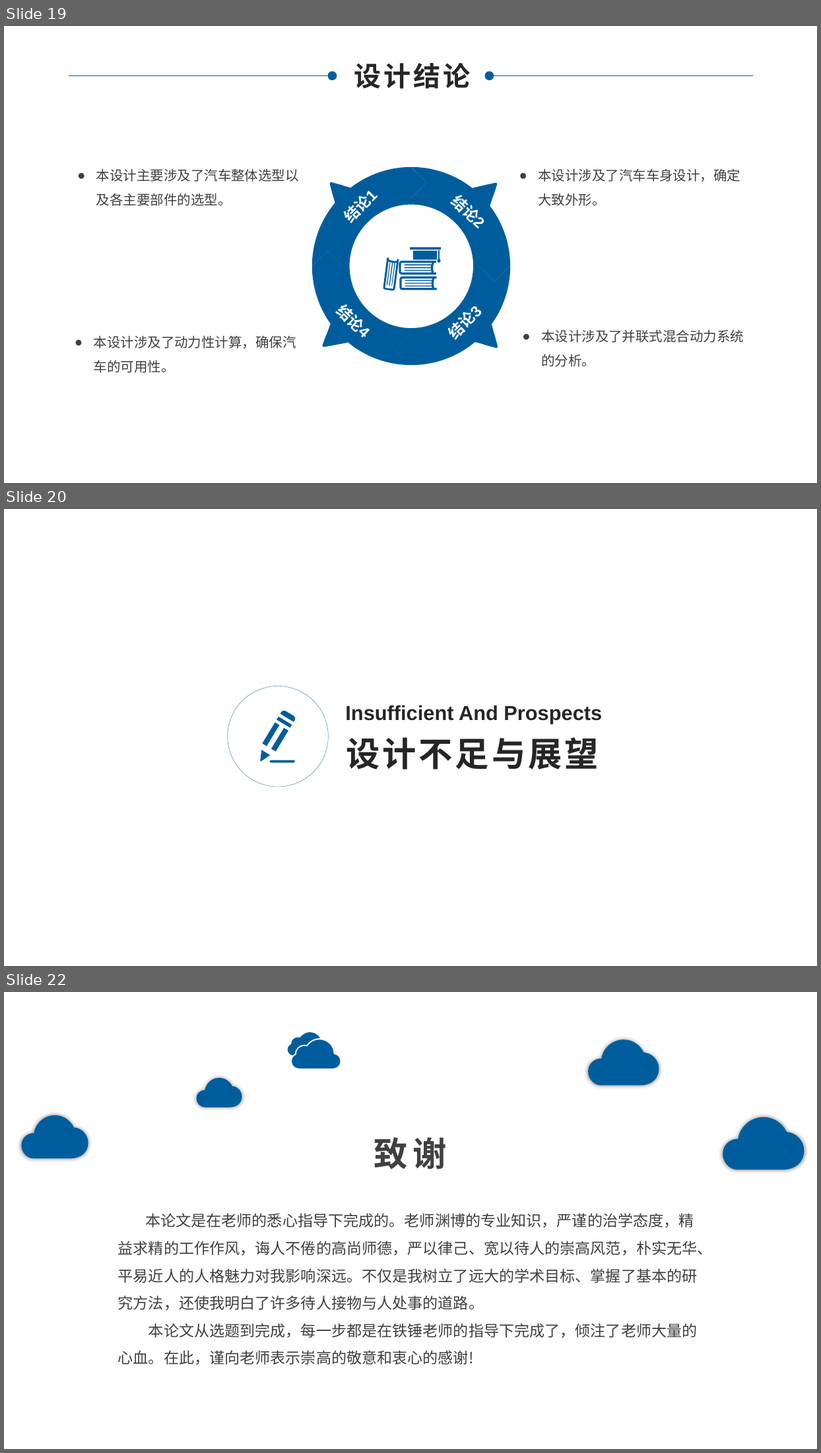
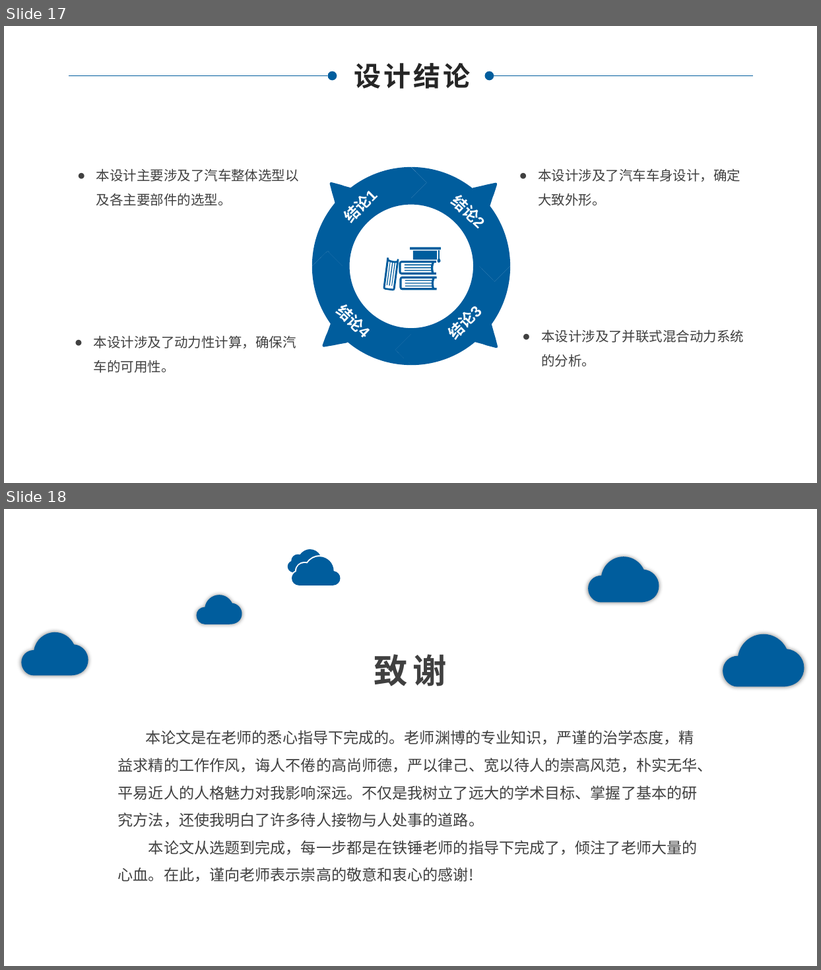
Before and after one commit to MrToy/GraduationProject, a slide deck: ppt.pptx. Shown one above the other, each under a label of ours: slides 19, 20 and 22 before the commit, slides 17 and 18 after it; the slides between them are not shown. The pictures are 821x1453 and 821x970 pixels, drawn with LibreOffice and Linux fonts; fonts in the diff are those of the drawing; background and template pictures are left out. Boxes give left, top, right and bottom in pixels: in the first picture for what was removed or moved away, otherwise in the second. Text is boxed around its words. In the diff, an @@ line names an element or a change of style, - is before the commit and + after.

```diff
--- a/ppt.pptx
+++ b/ppt.pptx
@@ slide 20 removed at [4,509,817,966], background picture (left out) @@
@@ ellipse removed at [228,687,329,787] @@
@@ text removed at [345,705,602,723] @@
-Insufficient And Prospects
@@ freeform shape removed at [260,710,296,762] @@
@@ text removed at [347,737,599,770] @@
-设计不足与展望
@@ what was slide 19 is now slide 17 @@
@@ what was slide 22 is now slide 18 @@
```
Also in this commit, not shown: 4 slides changed, 3 other slides removed, 3 other files.
